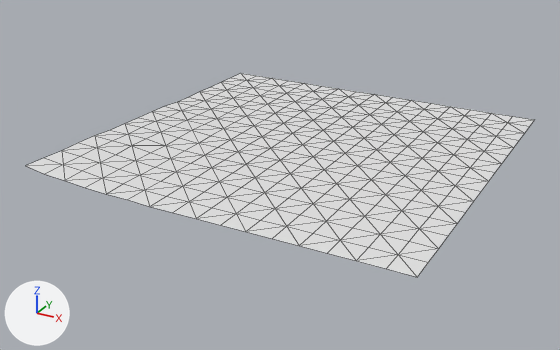
Before and after pictures for a commit that changed the OBJ model assets/maps/chunks/terrain_lod1_5_-3.obj.
One viewpoint serves both versions: a 50 mm camera at (816.7, 99.0, 86.5) aimed at (699.5, 312.2, -20.1). The axes (+X, +Y, +Z) are drawn at lower left. The lights are the same throughout. The first picture is the older version. Mesh edges are drawn as thin lines. Where no turn or scale is listed for an object, it has been applied to the vertices.

Objects in the first picture: 'terrain_lod1_5_-3'.
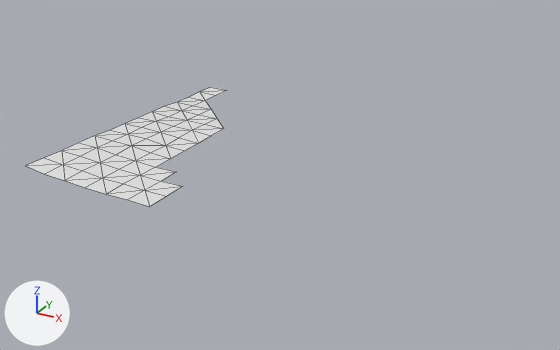
Changed parts and their boxes (x1, y1, x2, y2) in the pictures (560 x 350 px):
'terrain_lod1_5_-3', reshaped (61% narrower, 41% shorter): before (26, 73, 534, 277); after (26, 87, 226, 207)
part 1 of me_terrain_lod1_5__3, deleted: before (150, 73, 534, 277)

What changed in the scene script:
```text
Change me_terrain_lod1_5__3:
    used by ob_terrain_lod1_5__3; location = (0.0, 0.0, 0.0)
    remove me_terrain_lod1_5__3.from_pydata(...)  # 289 vertices, 512 faces; spans x 640.0..768.0, y 256.0..384.0, z -10.8..-8.0
    add me_terrain_lod1_5__3.from_pydata(...)  # 65 vertices, 93 faces; spans x 640.0..688.0, y 256.0..360.0, z -10.8..-8.0
    me_terrain_lod1_5__3 part 1
    224 vertices are removed from x 640.0..768.0, y 256.0..384.0, z -10.8
    419 faces are deleted
```
